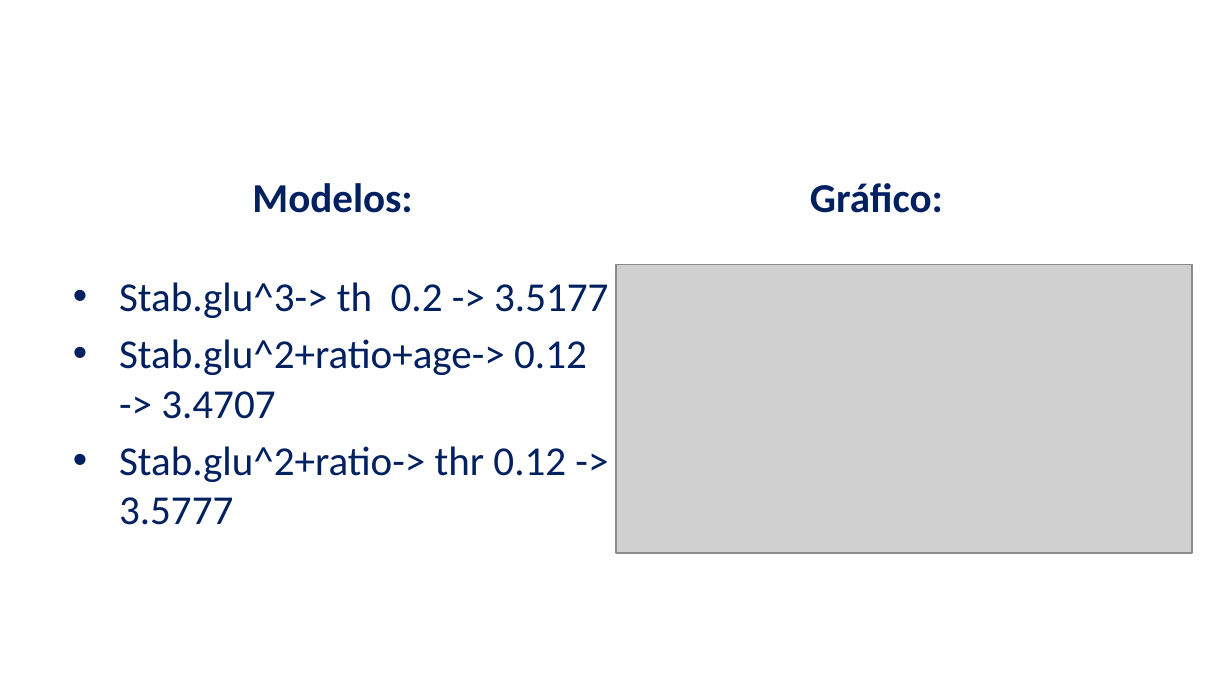
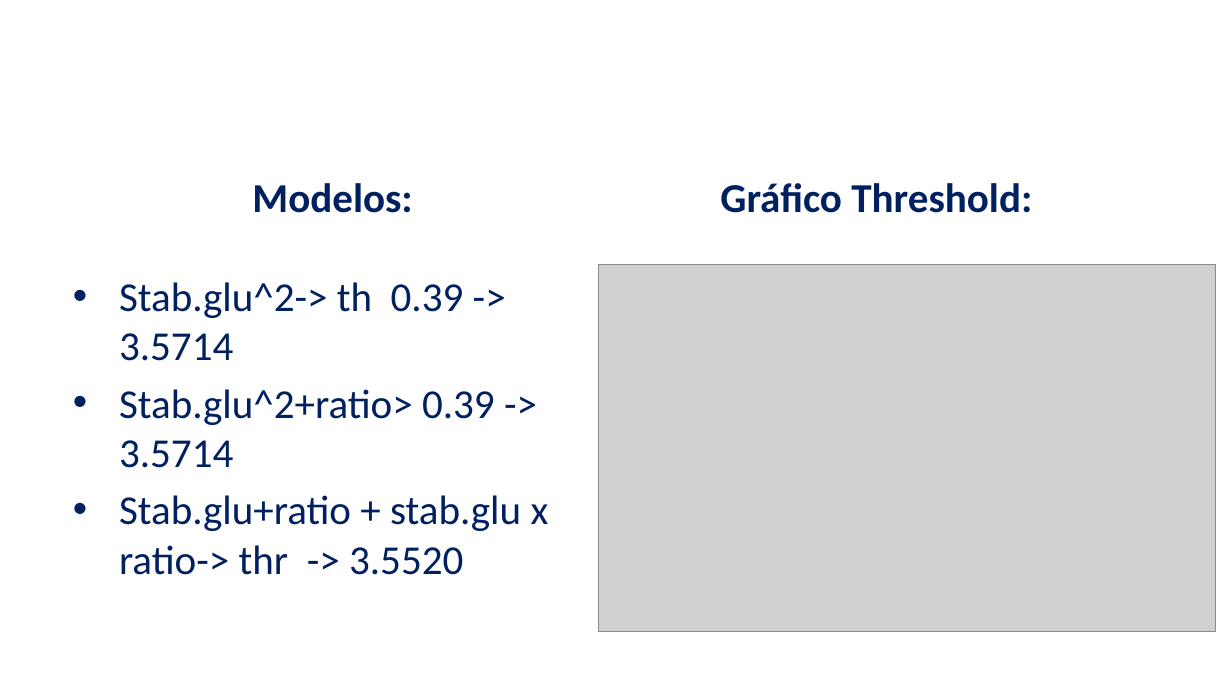
Before and after one commit to josepferreira/aa1-cd, a slide deck: slide 10 of apresentacao.pptx. Drawn at 1232x693 pixels with LibreOffice and Linux fonts; fonts in the diff are those of the drawing; grey boxes stand for pictures; background and template pictures are left out. Boxes give left, top, right and bottom in pixels: in the first picture for what was removed or moved away, otherwise in the second. Text is boxed around its words. In the diff, an @@ line names an element or a change of style, - is before the commit and + after.

```diff
--- a/apresentacao.pptx
+++ b/apresentacao.pptx
@@ text at box(720, 183, 1032, 213): text changed @@
-Gráfico:
+Gráfico Threshold:
@@ picture: place and size @@
-picture at box(616, 264, 1193, 552)
+picture at box(598, 264, 1215, 631)
@@ text at box(119, 282, 549, 575): text changed @@
-• Stab.glu^3-> th 0.2 -> 3.5177
-• Stab.glu^2+ratio+age-> 0.12 -> 3.4707
-• Stab.glu^2+ratio-> thr 0.12 -> 3.5777
+• Stab.glu^2-> th 0.39 -> 3.5714
+• Stab.glu^2+ratio> 0.39 -> 3.5714
+• Stab.glu+ratio + stab.glu x ratio-> thr -> 3.5520
```
Also in this commit, not shown: 5 other slides changed, 2 slides added.
